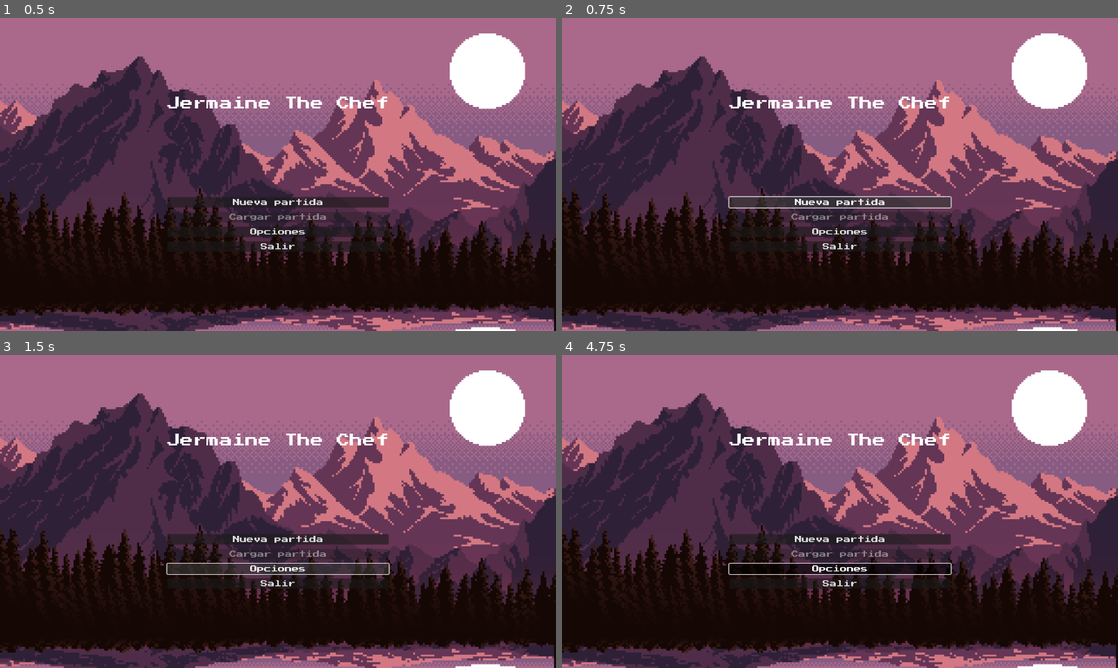
Above: before the commit, frames 1-4 (two rows, left to right).
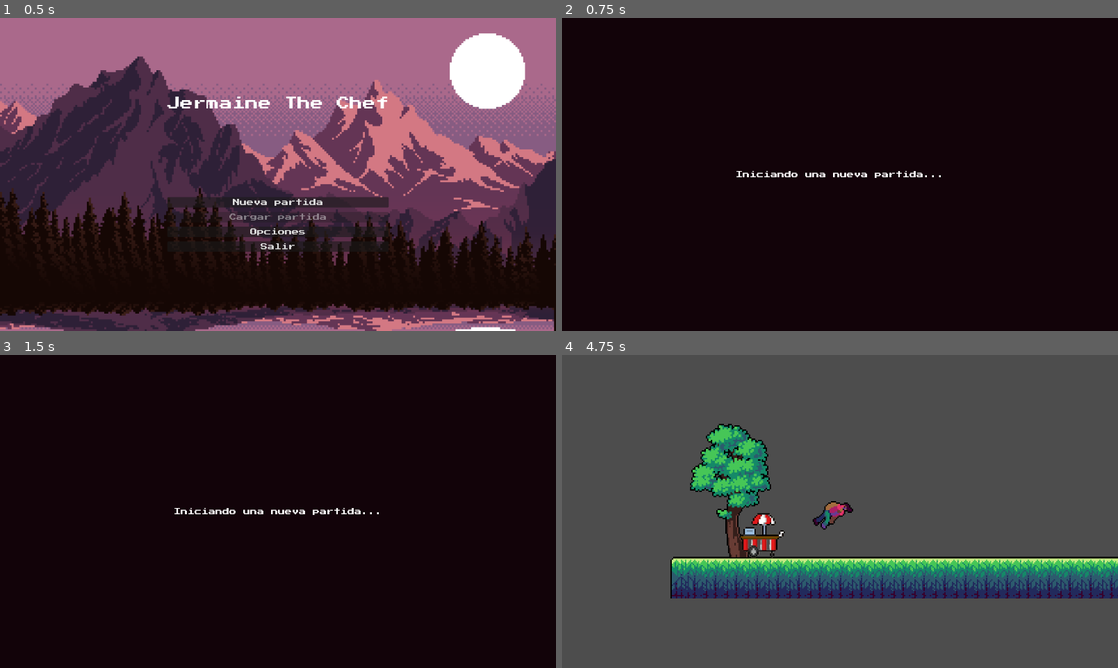
Above: after the commit, the same moments.

Repository: JajoScript/Jermaine
Game: Godot game, scene res://src/screens/MainScreen/main.tscn
The game is run twice, just before and just after one commit, with the same random seed, the same clock (stepped at 60 frames per second) and the same inputs.
Inputs (mouse positions are in pixels of both pictures, inside the frame that each line leads up to):
- Up to frame 1 (0.5 s): no input
- Up to frame 2 (0.75 s): click "Nueva partida" at 0.5 s
- Up to frame 3 (1.5 s): click (278, 567) at 1.25 s, where only the run before the commit has a clickable "Opciones"
- Up to frame 4 (4.75 s): hold D (move_right) 2.03-2.78 s; hold S (move_down) 2.78-3.53 s; hold D (move_right) 3.53-4.28 s; hold Space (move_up) from 4.28 s (still down)

Frame 1 is identical in both runs. In frame 2, 76% of the frame differs, in the area x 0-100%, y 0-100%; in frame 3, 77%; in frame 4, 93%.

Commit message:
vista de nueva partida con timer lista

Diff:
--- a/src/levels/Mundo_01.tscn
+++ b/src/levels/Mundo_01.tscn
@@ -60,8 +60,8 @@
 texture = ExtResource("7_podqi")
 
 [node name="Camera2D" parent="." instance=ExtResource("8_wvu33")]
-visible = false
 position = Vector2(215, 215)
+zoom = Vector2(3, 3)
 
 [node name="Jermaine" parent="." instance=ExtResource("5_qv1de")]
 position = Vector2(130, 275)
--- a/src/screens/MainScreen/main.gd
+++ b/src/screens/MainScreen/main.gd
@@ -13,6 +13,7 @@
 
 func _on_btn_nueva_partida_button_up():
 	print("Nueva partida!")
+	get_tree().change_scene_to_file("res://src/screens/NewGameScreen/new_game_scene.tscn")
 
 
 func _on_btn_cargar_partida_button_up():
--- /dev/null
+++ b/src/screens/NewGameScreen/new_game_scene.gd
@@ -0,0 +1,14 @@
+extends Node2D
+
+
+
+func _ready():
+	$Timer.start()
+
+func _process(_delta):
+	pass
+
+
+func _on_timer_timeout():
+	get_tree().change_scene_to_file("res://src/levels/Mundo_01.tscn")
+	pass # Replace with function body.
--- /dev/null
+++ b/src/screens/NewGameScreen/new_game_scene.tscn
@@ -0,0 +1,30 @@
+[gd_scene load_steps=3 format=3 uid="uid://bfp6xwu4mf8jq"]
+
+[ext_resource type="FontFile" uid="uid://dkx3hiorledy1" path="res://PressStart2P-Regular.ttf" id="1_fjawb"]
+[ext_resource type="Script" path="res://src/screens/NewGameScreen/new_game_scene.gd" id="1_yc6vl"]
+
+[node name="NewGameScene" type="Node2D"]
+script = ExtResource("1_yc6vl")
+
+[node name="ColorRect" type="ColorRect" parent="."]
+offset_right = 1280.0
+offset_bottom = 720.0
+color = Color(0.0705882, 0.0117647, 0.0352941, 1)
+
+[node name="MarginContainer" type="MarginContainer" parent="."]
+offset_right = 1280.0
+offset_bottom = 720.0
+size_flags_horizontal = 4
+size_flags_vertical = 4
+
+[node name="Label" type="Label" parent="MarginContainer"]
+layout_mode = 2
+theme_override_fonts/font = ExtResource("1_fjawb")
+text = "Iniciando una nueva partida..."
+horizontal_alignment = 1
+vertical_alignment = 1
+
+[node name="Timer" type="Timer" parent="."]
+wait_time = 4.0
+
+[connection signal="timeout" from="Timer" to="." method="_on_timer_timeout"]
